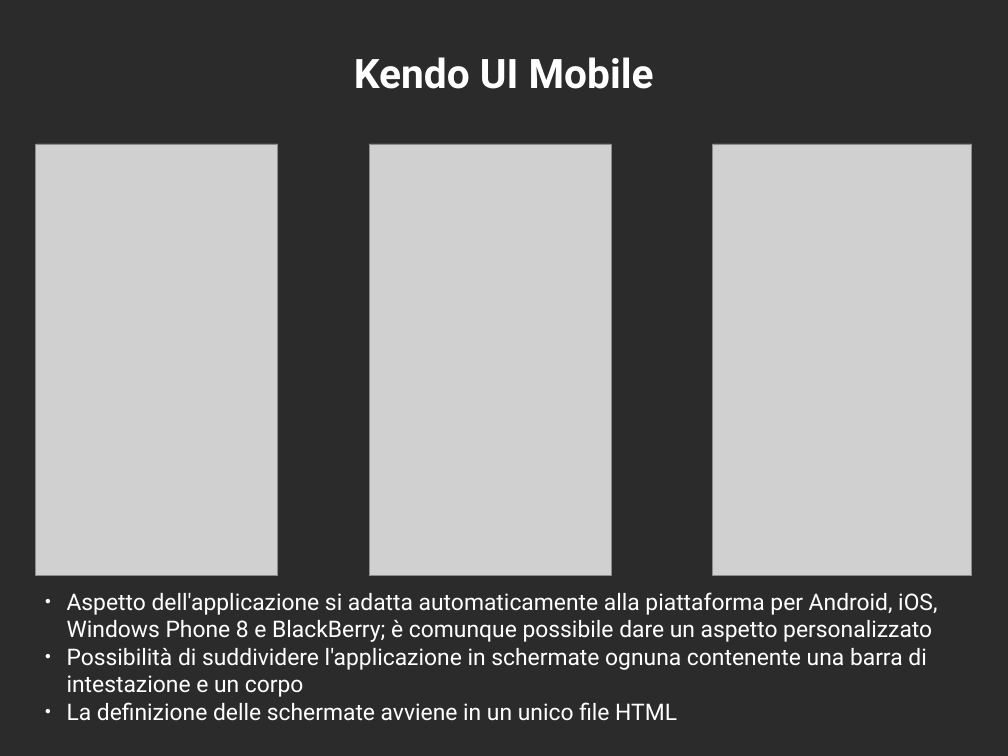
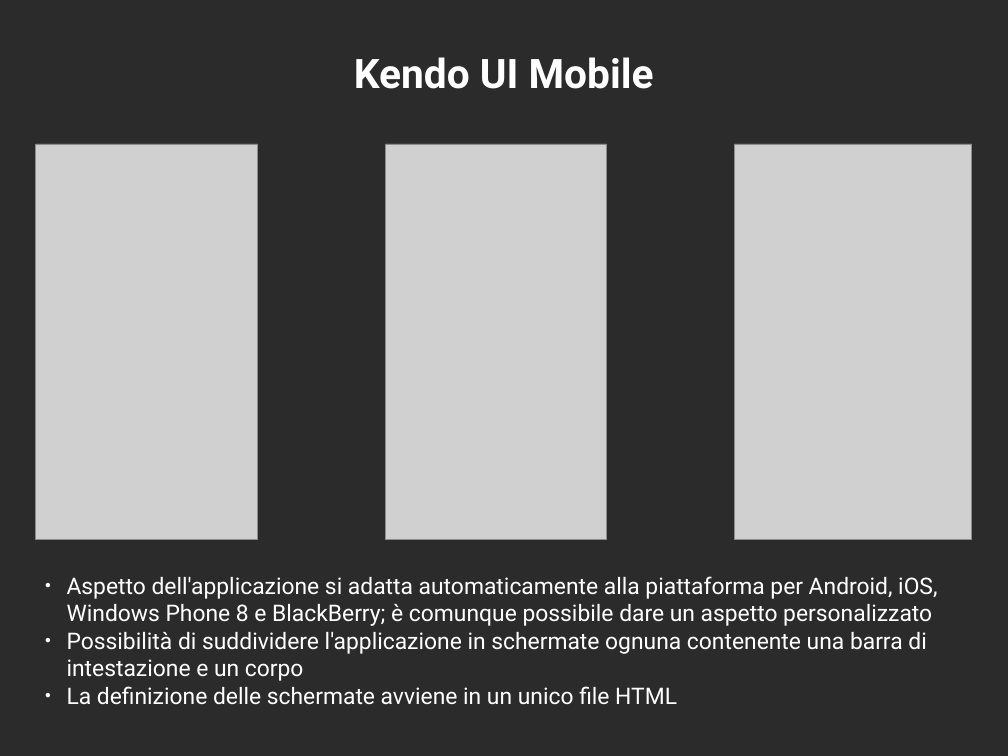
Before and after one commit to mircobe87/tesi-crossplatform, a slide deck: slide 8 of presentazione/presentazione.odp. Drawn at 1008x756 pixels with LibreOffice and Linux fonts; fonts in the diff are those of the drawing; grey boxes stand for pictures; background and template pictures are left out; a plain dark background stands for a picture behind light text. Boxes give left, top, right and bottom in pixels: in the first picture for what was removed or moved away, otherwise in the second. Text is boxed around its words. In the diff, an @@ line names an element or a change of style, - is before the commit and + after.

Commit message:
modificata dimensione immagini nella diapositiva kendo

```diff
--- a/presentazione/presentazione.odp
+++ b/presentazione/presentazione.odp
@@ picture resized from (x1=36, y1=144, x2=278, y2=575) to (x1=36, y1=144, x2=258, y2=540) @@
@@ picture resized from (x1=370, y1=144, x2=612, y2=575) to (x1=385, y1=144, x2=607, y2=540) @@
@@ picture resized from (x1=713, y1=144, x2=972, y2=575) to (x1=735, y1=144, x2=972, y2=540) @@
@@ text "Aspetto dell'applicazione si adatta automaticamente ..." moved from (x1=67, y1=592, x2=937, y2=721) to (x1=67, y1=576, x2=937, y2=705) @@
```
